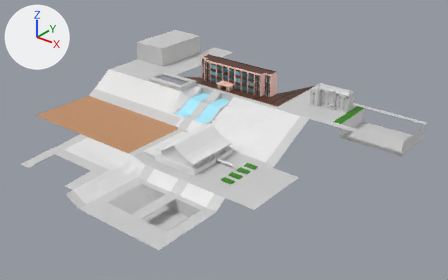
A saved change to the FBX model Assets/Models/map.fbx.
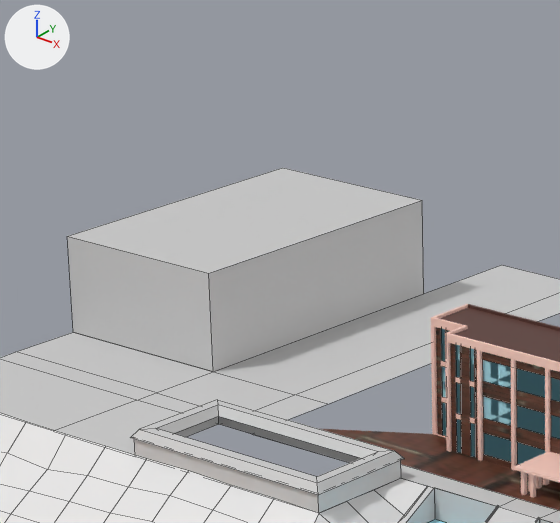
Old and new are each drawn whole from a camera (50 mm lens) standing at (6.86, -8.45, 4.26) and looking at (0.75, -0.82, -0.47) and again close up on the part from 28% to 50% of the width and 0% to 33% of the height. The axes (+X, +Y, +Z) are drawn at upper left. The lights are the same throughout. The close-ups show mesh edges as thin lines. Where no turn or scale is listed for an object, it has been applied to the vertices. Vertices at the same position are counted once.

The first close-up shows 'gym', 'school_glass_001', 'school_glass_002', 'school_walls', 'terrain', 'walkroad'.
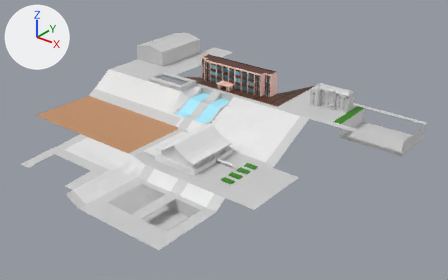
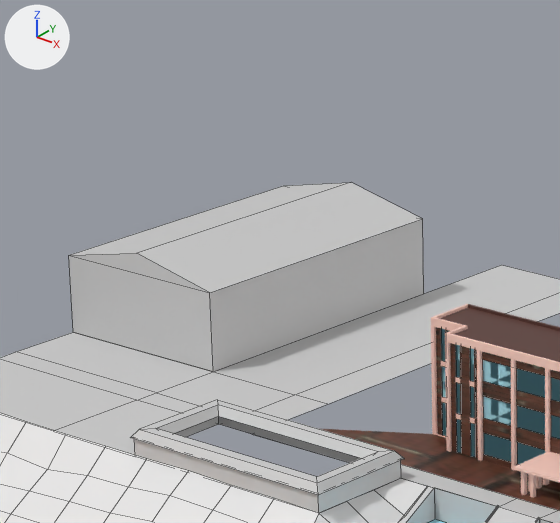
The change, as a diff of the scene's bpy script:
```diff
--- a/Assets/Models/map.fbx.py
+++ b/Assets/Models/map.fbx.py
@@ me_gym @@
 me_gym.from_pydata(...)  # 8 vertices, 6 faces; spans x -2.56..-1.82, y 0.36..1.56, z 0.0..0.38
 # used by ob_gym; location = (0.0, 0.0, 0.0)
 # verts and faces of me_gym; kept vertices keep their numbers, new ones are numbered from 8
 # before: 0 (-2.56, 0.36, 0.0) at pixel (73, 332), 1 (-1.82, 0.36, 0.0) at pixel (213, 371), 2 (-2.56, 1.56, 0.0), 3 (-1.82, 1.56, 0.0) at pixel (423, 293), 4 (-2.56, 0.36, 0.38) at pixel (67, 236)
 # before: 5 (-1.82, 0.36, 0.38) at pixel (208, 273), 6 (-2.56, 1.56, 0.38) at pixel (282, 167), 7 (-1.82, 1.56, 0.38) at pixel (422, 200)
+# me_gym part 1
+delete_faces([(0, 2, 3, 1), (4, 5, 7, 6)])
+for i in [*range(4, 8)]: verts[i] += (0.0, 0.0, -0.075)
+verts[8] = (-2.19, 1.56, 0.385)  # pixel (351, 182)
+verts[9] = (-2.19, 0.36, 0.385)  # pixel (136, 253)
+faces += [(5, 7, 8, 9), (4, 9, 8, 6), (4, 5, 9), (6, 8, 7)]
 me_gym.materials.append(mat_estrada)
```

Boxes [x1, y1, x2, y2] around the edits, measured in the close-ups (560 x 523 px):
'gym', reshaped (7% shorter): before [67, 168, 424, 372]; after [69, 183, 424, 372]
